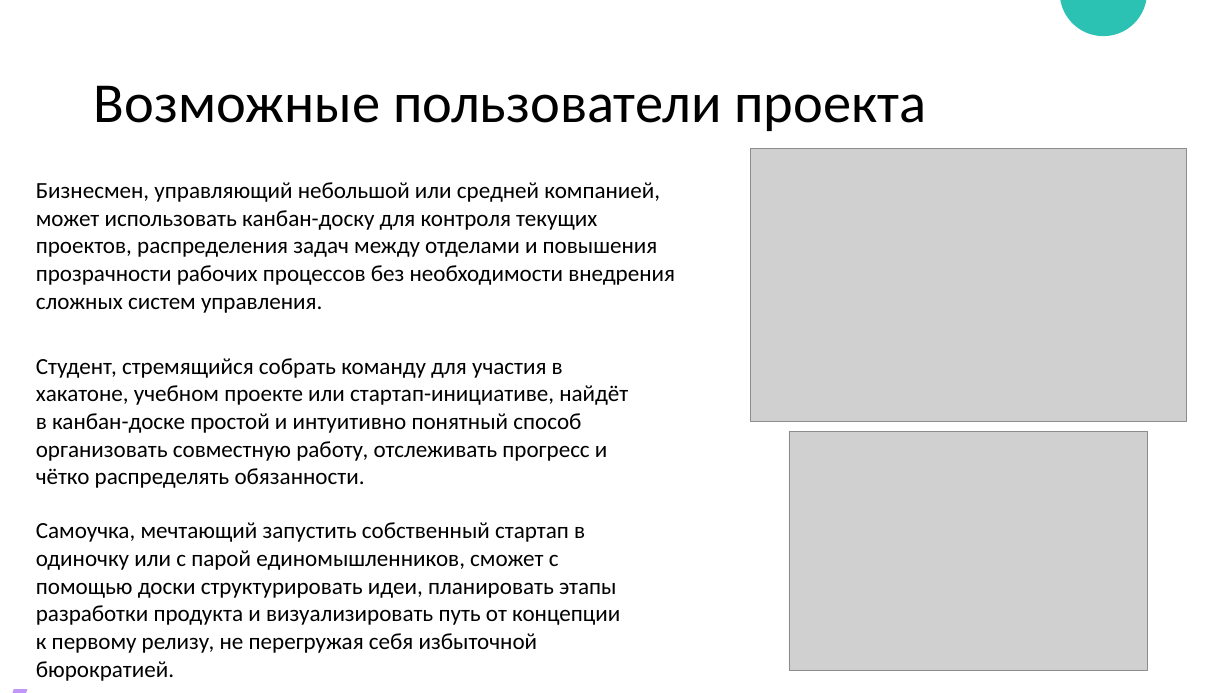
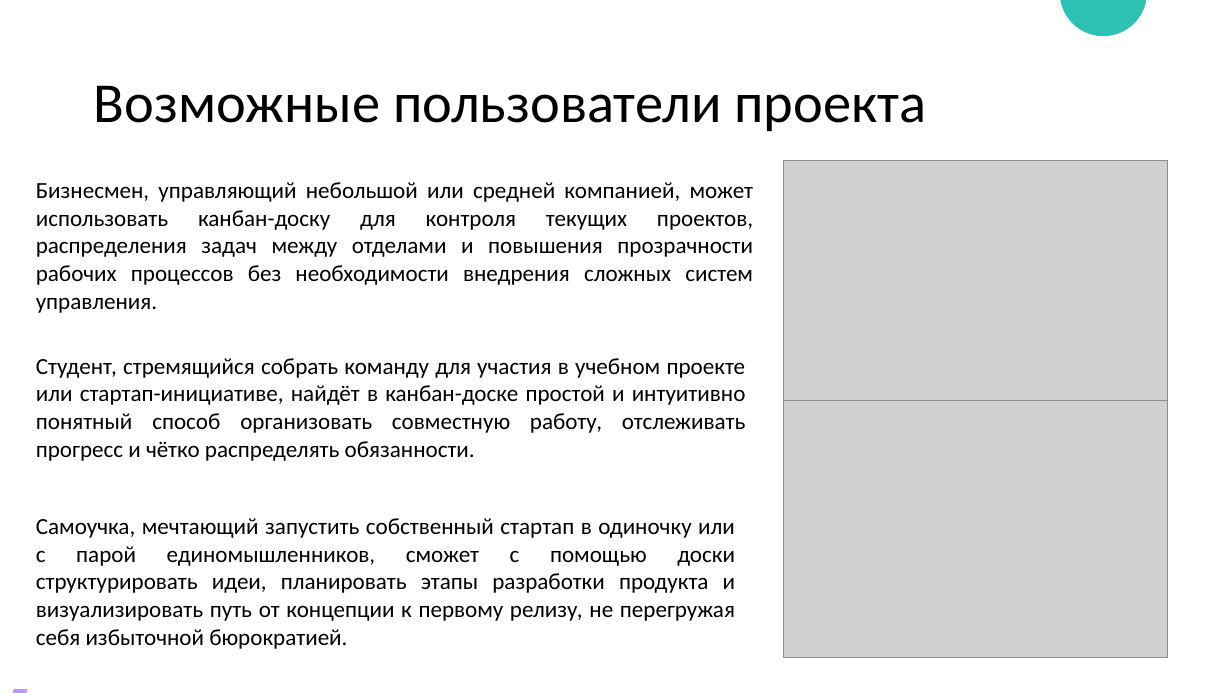
Before and after one commit to r0mbaa/Kanban-Board, a slide deck: slide 5 of Paperwork/РПС_Презентация_к_проекту.pptx (slide 11 before the commit). Drawn at 1232x693 pixels with LibreOffice and Linux fonts; fonts in the diff are those of the drawing; grey boxes stand for pictures. Boxes give left, top, right and bottom in pixels: in the first picture for what was removed or moved away, otherwise in the second. Text is boxed around its words. In the diff, an @@ line names an element or a change of style, - is before the commit and + after.

```diff
--- a/Paperwork/РПС_Презентация_к_проекту.pptx
+++ b/Paperwork/РПС_Презентация_к_проекту.pptx
@@ text "Бизнесмен, управляющий небольшой или средней ..." at box(36, 182, 754, 313): alignment left to justified @@
@@ picture: place and size @@
-picture at box(750, 149, 1187, 421)
+picture at box(784, 160, 1168, 400)
@@ text at box(36, 358, 746, 461): text changed @@
-Студент, стремящийся собрать команду для участия в хакатоне, учебном проекте или стартап-инициативе, найдёт в канбан-доске простой и интуитивно понятный способ организовать совместную работу, отслеживать прогресс и чётко распределять обязанности.
+Студент, стремящийся собрать команду для участия в учебном проекте или стартап-инициативе, найдёт в канбан-доске простой и интуитивно понятный способ организовать совместную работу, отслеживать прогресс и чётко распределять обязанности.
@@ picture: place and size @@
-picture at box(789, 432, 1148, 671)
+picture at box(784, 400, 1168, 657)
@@ text "Самоучка, мечтающий запустить собственный стартап ..." at box(36, 518, 735, 649): alignment left to justified @@
```
Also in this commit, not shown: 9 other slides changed.
